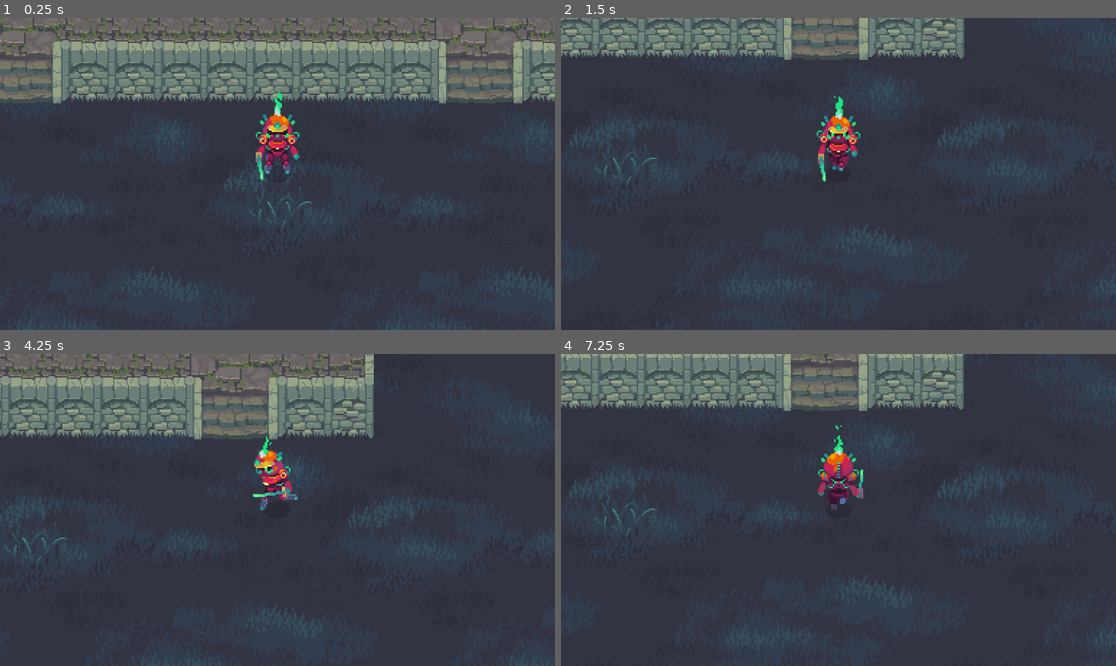
Above: before the commit, frames 1-4 (two rows, left to right).
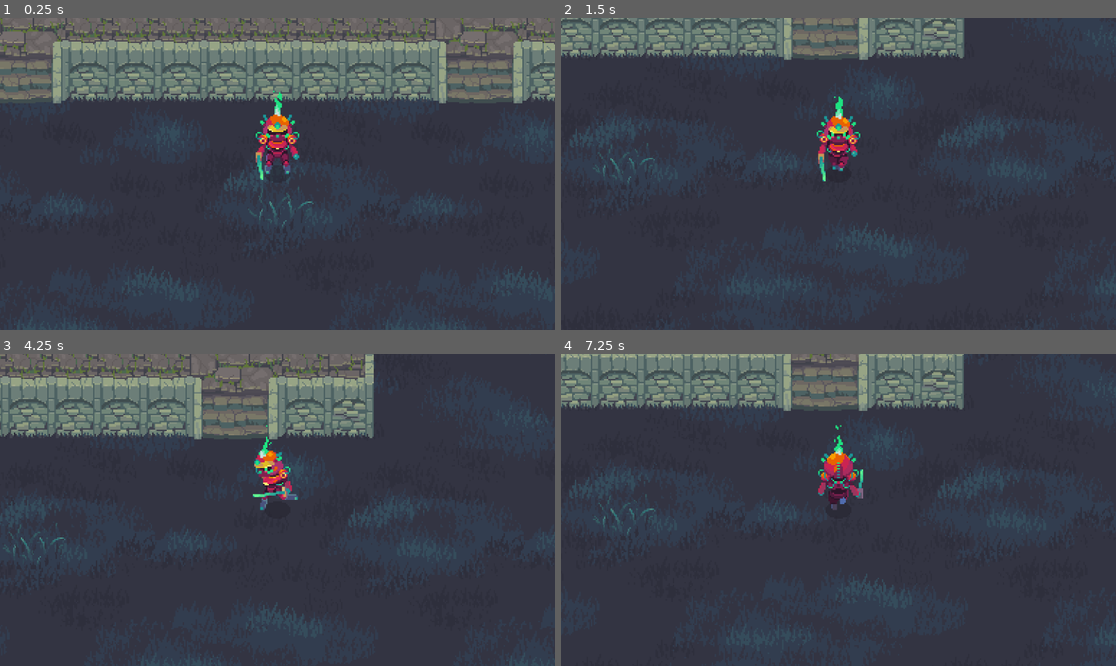
Above: after the commit, the same moments.

Repository: zjw1918/gd_2d_top_down
Game: Godot game, scene res://Game/Main.tscn
Two runs of this game, one before a commit and one after it. Both use one fixed random seed, a clock stepped at 60 frames per second and the inputs below.
Inputs:
- Up to frame 1 (0.25 s): no input
- Up to frame 2 (1.5 s): hold D (right) 0.53-1.28 s; hold S (down) from 1.28 s (still down)
- Up to frame 3 (4.25 s): release S (down) at 2.03 s; hold D (right) 2.03-2.78 s; hold W (up) 2.78-3.53 s; hold A (left) from 3.53 s (still down)
- Up to frame 4 (7.25 s): release A (left) at 5.03 s; hold S (down) 5.03-5.78 s; hold D (right) 5.78-6.53 s; hold W (up) from 6.53 s (still down)

The runs differ from the first frame. In frame 1, 0.1% of the frame differs, in the area x 44-57%, y 54-66%; in frame 2, 0.1%, in the area x 5-18%, y 40-54%; in frame 3, 0.1%; in frame 4, 0.1%.

Commit message:
done - grass interaction - skew tween back and forth

Diff:
--- a/Game/Scene/grass.tscn
+++ b/Game/Scene/grass.tscn
@@ -1,11 +1,13 @@
-[gd_scene load_steps=3 format=3 uid="uid://dk4sv1u1a4fja"]
+[gd_scene load_steps=4 format=3 uid="uid://dk4sv1u1a4fja"]
 
+[ext_resource type="Script" uid="uid://cmetvuaptvt2e" path="res://Game/Script/grass.gd" id="1_3284k"]
 [ext_resource type="Texture2D" uid="uid://bbapblvsiwpq3" path="res://Asset/Level/TreeAndGrass.png" id="1_qot1m"]
 
 [sub_resource type="RectangleShape2D" id="RectangleShape2D_3284k"]
 
 [node name="Grass" type="Area2D"]
 y_sort_enabled = true
+script = ExtResource("1_3284k")
 
 [node name="CollisionShape2D" type="CollisionShape2D" parent="."]
 shape = SubResource("RectangleShape2D_3284k")
--- /dev/null
+++ b/Game/Script/grass.gd
@@ -0,0 +1,34 @@
+extends Area2D
+
+var skew_tween: Tween
+var skew_tween_back: Tween
+
+@onready var sprite_2d_back: Sprite2D = $Sprite2DBack
+@onready var sprite_2d: Sprite2D = $Sprite2D
+
+
+# Called when the node enters the scene tree for the first time.
+func _ready() -> void:
+	var start_skew = deg_to_rad(randf_range(6, 10))
+	var end_skew = -start_skew
+
+	skew_tween = get_tree().create_tween().set_loops()
+
+	skew_tween.tween_property(sprite_2d,"skew", end_skew, 1.5).from(start_skew)
+	skew_tween.tween_property(sprite_2d,"skew", start_skew, 1.5)
+	skew_tween.set_ease(Tween.EASE_IN_OUT)
+
+	var start_skew_back = end_skew * 0.5
+	var end_skew_back = -start_skew_back
+
+
+	skew_tween_back = get_tree().create_tween().set_loops()
+
+	skew_tween_back.tween_property(sprite_2d_back,"skew", end_skew_back, 1.5).from(start_skew_back)
+	skew_tween_back.tween_property(sprite_2d_back,"skew", start_skew_back, 1.5)
+	skew_tween_back.set_ease(Tween.EASE_IN_OUT)
+
+
+# Called every frame. 'delta' is the elapsed time since the previous frame.
+func _process(delta: float) -> void:
+	pass
Not shown, added: Game/Script/grass.gd.uid
